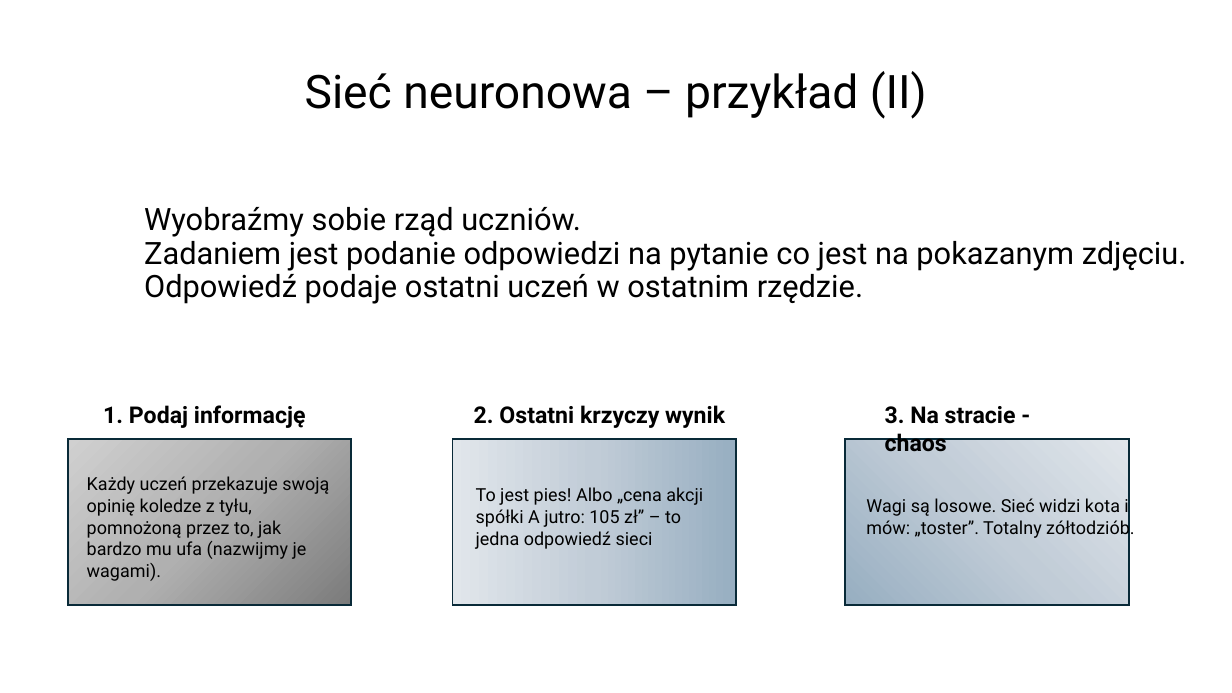
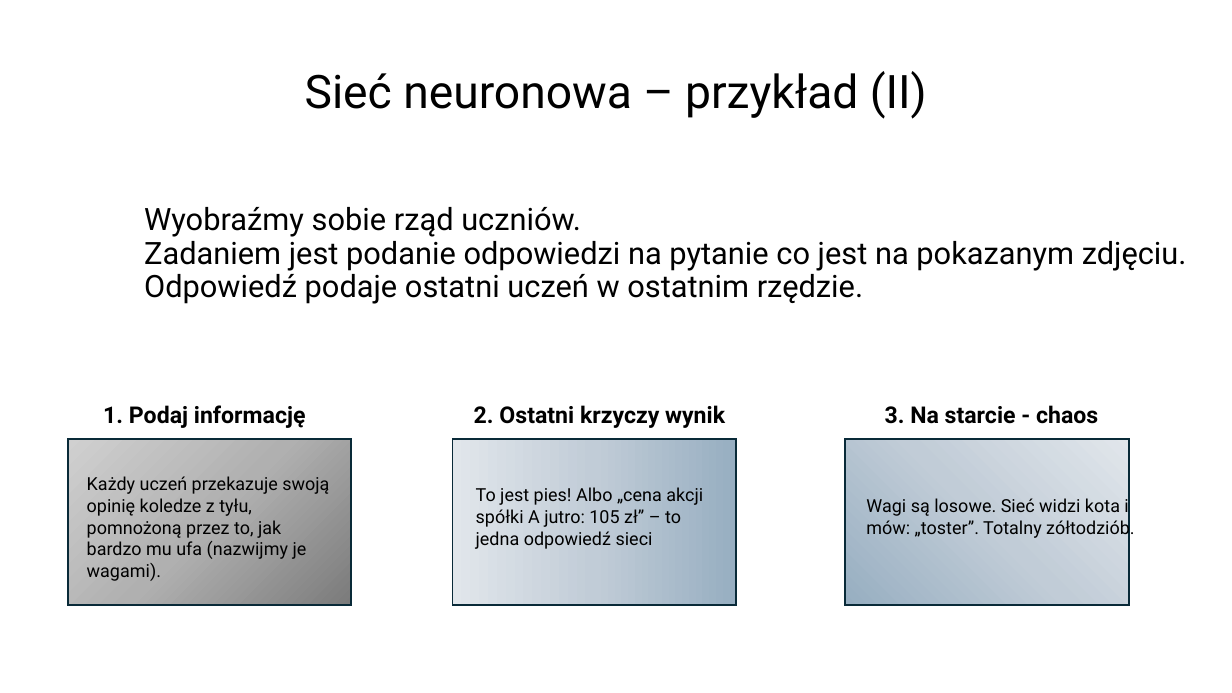
Before and after one commit to zizu1985/Dubois_UczenieMaszynowe_SieciNeuronowe, a slide deck: slide 12 of Uczenie_Maszynowe_Koszalin.pptx. Drawn at 1232x693 pixels with LibreOffice and Linux fonts; fonts in the diff are those of the drawing; background and template pictures are left out. Boxes give left, top, right and bottom in pixels: in the first picture for what was removed or moved away, otherwise in the second. Text is boxed around its words. In the diff, an @@ line names an element or a change of style, - is before the commit and + after.

```diff
--- a/Uczenie_Maszynowe_Koszalin.pptx
+++ b/Uczenie_Maszynowe_Koszalin.pptx
@@ text at [885,405,1098,424]: text changed @@
-3. Na stracie - chaos
+3. Na starcie - chaos
```
Also in this commit, not shown: 2 other slides changed.
